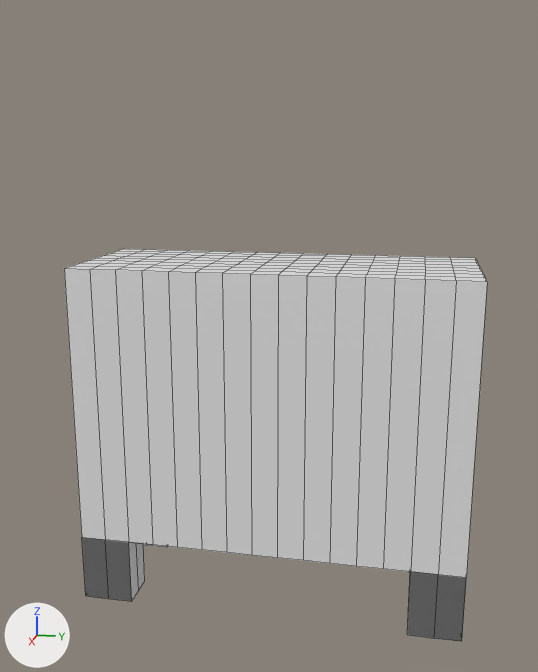
The Blender file blender files/gym.blend as it was, and as the next commit left it.
Both versions are drawn from a camera (50 mm lens) standing at (9.65, 1.79, 3.73) and looking at (0.0, -0.14, 1.32). Every picture has the same lights, and +X, +Y and +Z are marked at lower left. Mesh edges are drawn as thin lines.

Objects in the first picture: 'table'.
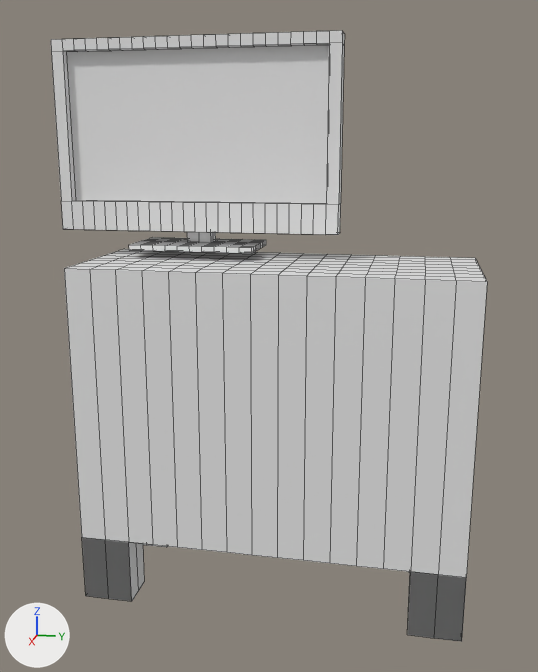
Boxes [x1, y1, x2, y2] around the edits, measured in the pictures (538 x 672 px):
'monitor1', added
    after: [51, 30, 345, 253]

Patch to the scene script:
```diff
--- a/blender files/gym.blend.py
+++ b/blender files/gym.blend.py
@@ me_cube_002 @@
+me_cube_002.from_pydata(...)  # 459 vertices, 411 faces; spans x -0.48..0.47, y -1.98..1.97, z -1.49..1.3
@@ ob_monitor1 @@
+ob_monitor1 = bpy.data.objects.new('monitor1', me_cube_002)
+ob_monitor1.location = (-0.51, -1.24, 3.92)
```
